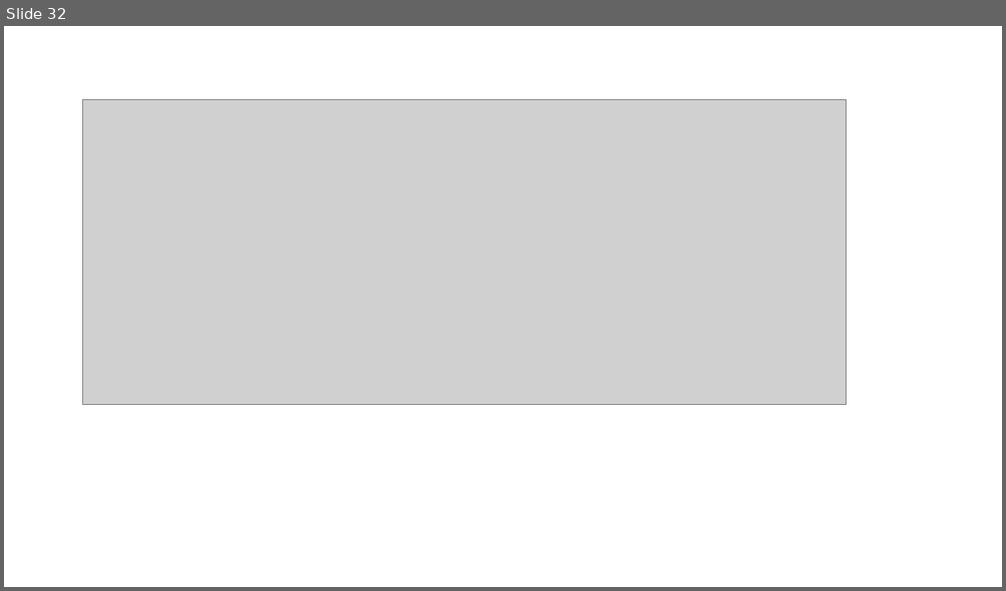
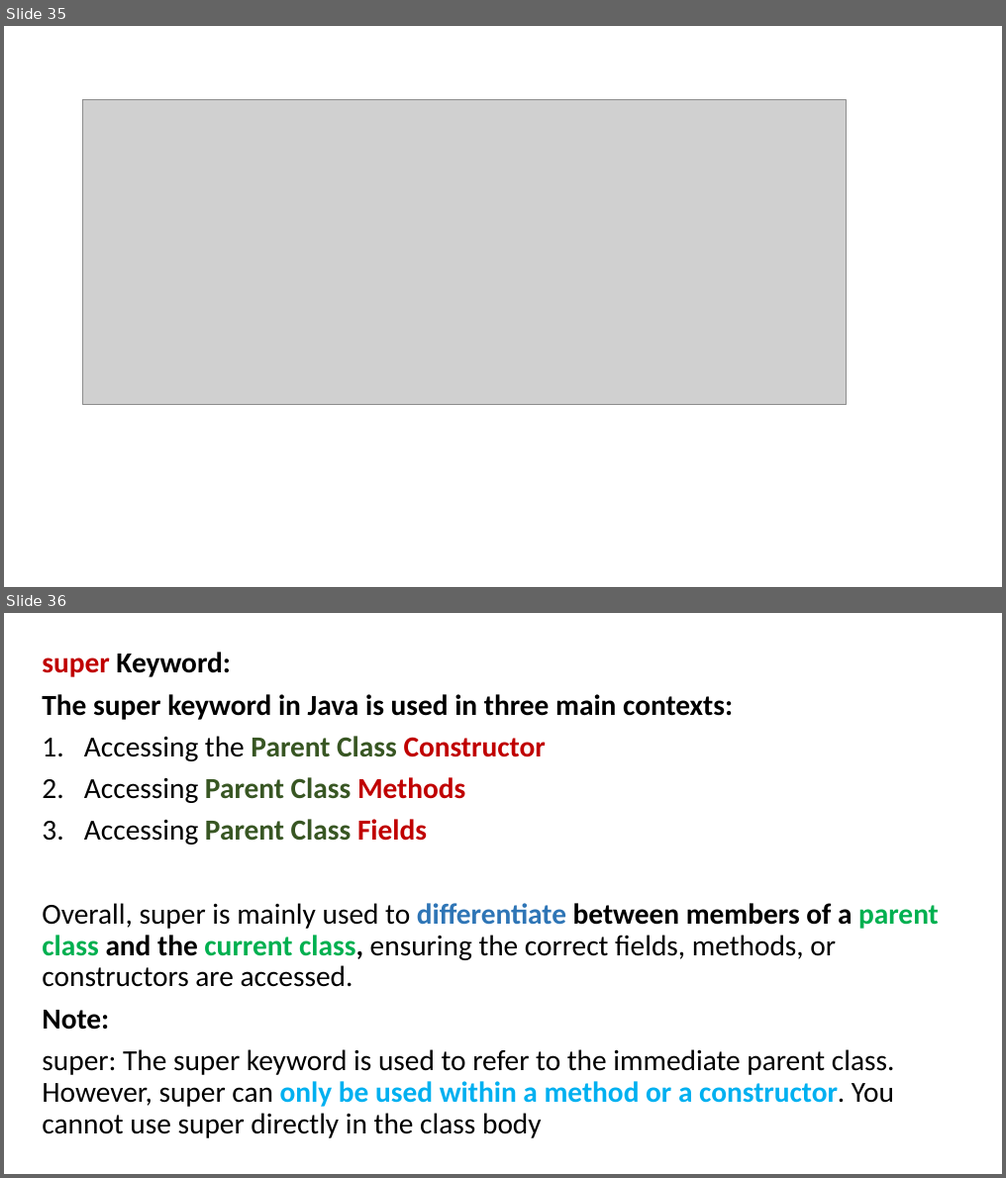
Before and after one commit to PRAMOD-VISHNU-NAIK/MCA-2nd-Sem-Shridevi-College, a slide deck: Theory Class-Notes/New.pptx. Shown one above the other, each under a label of ours: slide 32 before the commit, slides 35 and 36 after it. The pictures are 1006x591 and 1006x1178 pixels, drawn with LibreOffice and Linux fonts; fonts in the diff are those of the drawing; grey boxes stand for pictures. Boxes give left, top, right and bottom in pixels: in the first picture for what was removed or moved away, otherwise in the second. Text is boxed around its words. In the diff, an @@ line names an element or a change of style, - is before the commit and + after.

```diff
--- a/Theory Class-Notes/New.pptx
+++ b/Theory Class-Notes/New.pptx
@@ slide 36 added at bbox=[4, 613, 1002, 1174], background #FFFFFF @@
@@ text added at bbox=[42, 652, 939, 1139], 28 pt, text #000000 @@
+super Keyword:
+The super keyword in Java is used in three main contexts:
+1. Accessing the Parent Class Constructor
+2. Accessing Parent Class Methods
+3. Accessing Parent Class Fields
+Overall, super is mainly used to differentiate between members of a parent class and the current class, ensuring the correct fields, methods, or constructors are accessed.
+Note:
+super: The super keyword is used to refer to the immediate parent class. However, super can only be used within a method or a constructor. You cannot use super directly in the class body
@@ what was slide 32 is now slide 35 @@
```
Also in this commit, not shown: 1 slide changed, 14 other slides added, 2 other files.
